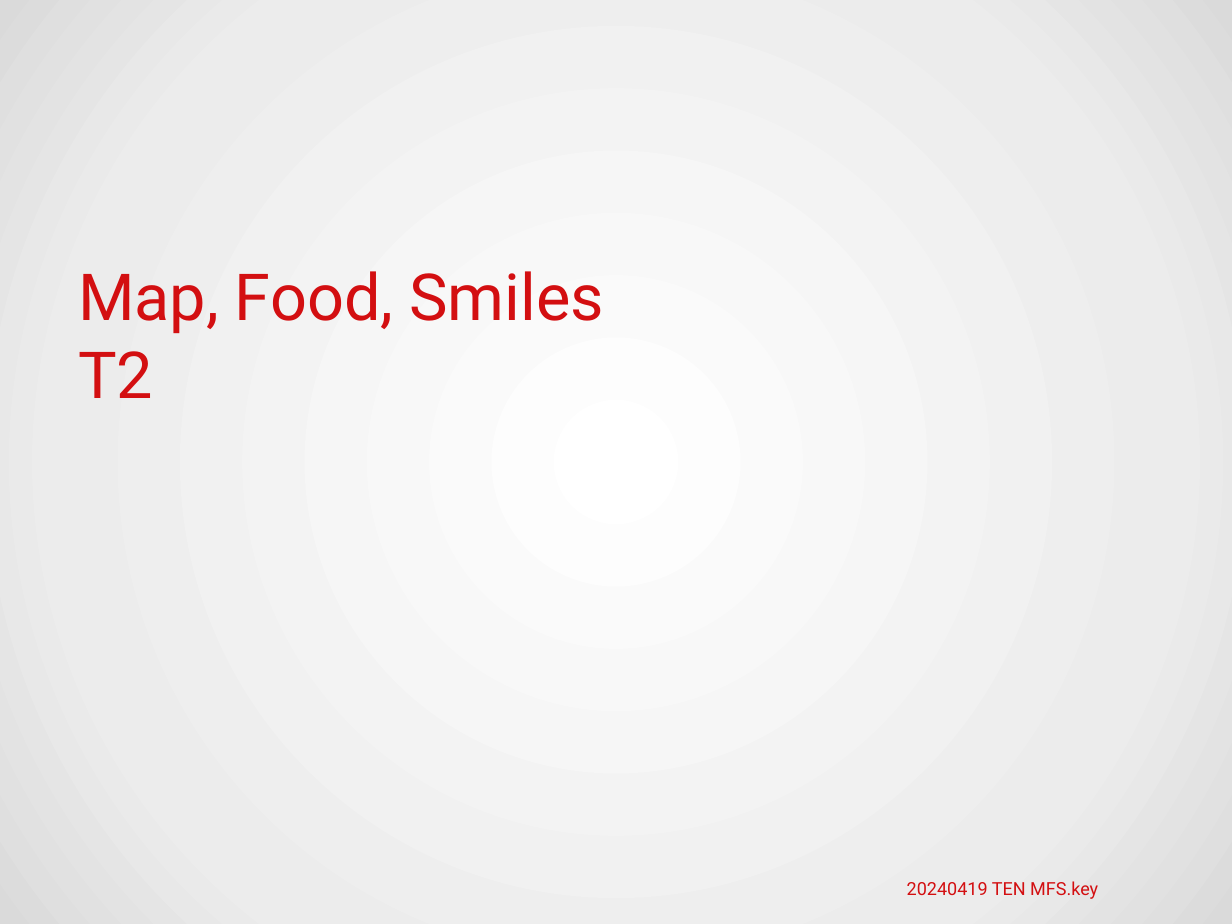
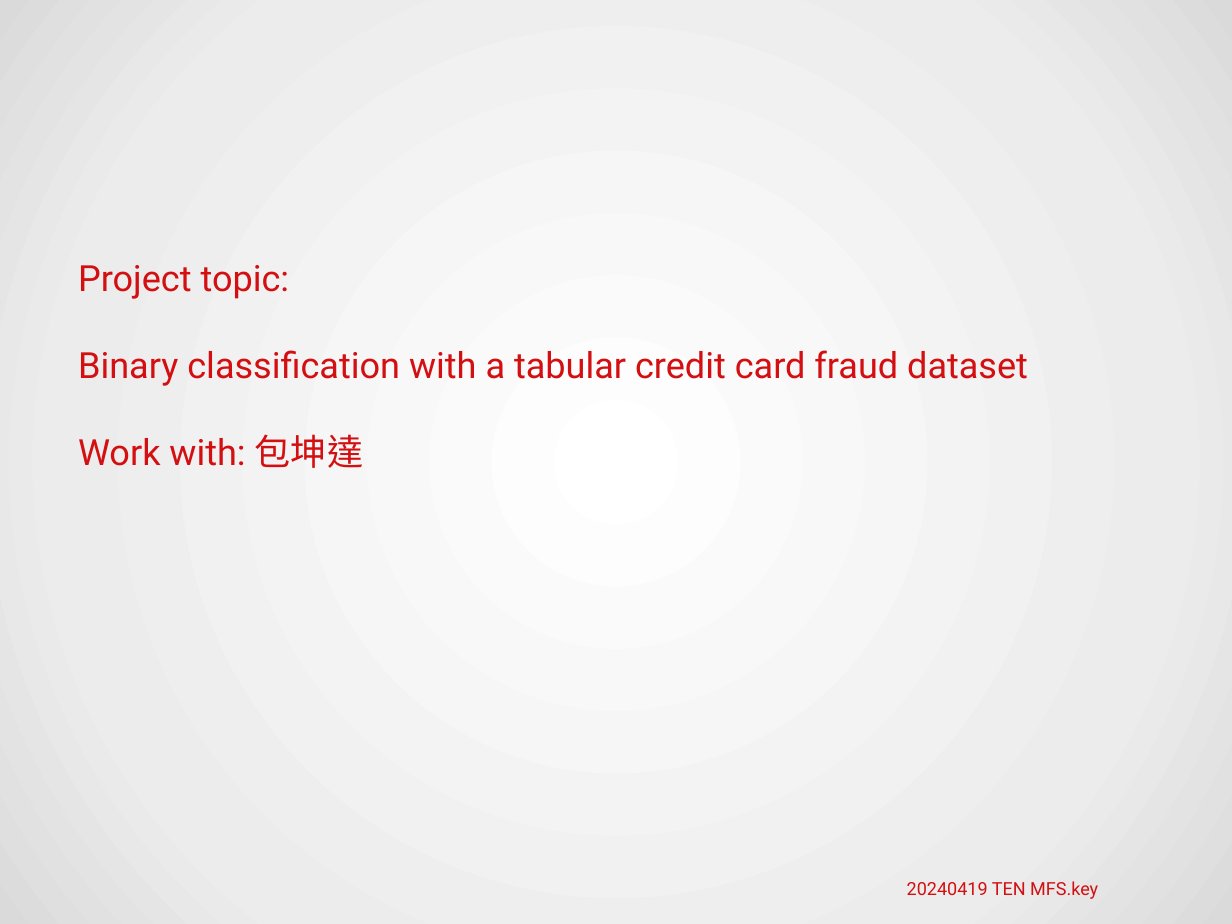
Before and after one commit to HWTeng-Teaching/202409-ML-FinTech, a slide deck: slide 5 of FMS/17Ling.pptx. Drawn at 1232x924 pixels with LibreOffice and Linux fonts; fonts in the diff are those of the drawing; background and template pictures are left out. Boxes give left, top, right and bottom in pixels: in the first picture for what was removed or moved away, otherwise in the second. Text is boxed around its words. In the diff, an @@ line names an element or a change of style, - is before the commit and + after.

```diff
--- a/FMS/17Ling.pptx
+++ b/FMS/17Ling.pptx
@@ text at (78,265,1028,468): text changed; size 53.9 to 30 pt @@
-Map, Food, Smiles
-T2
+Project topic:
+Binary classification with a tabular credit card fraud dataset
+Work with: 包坤達
```
